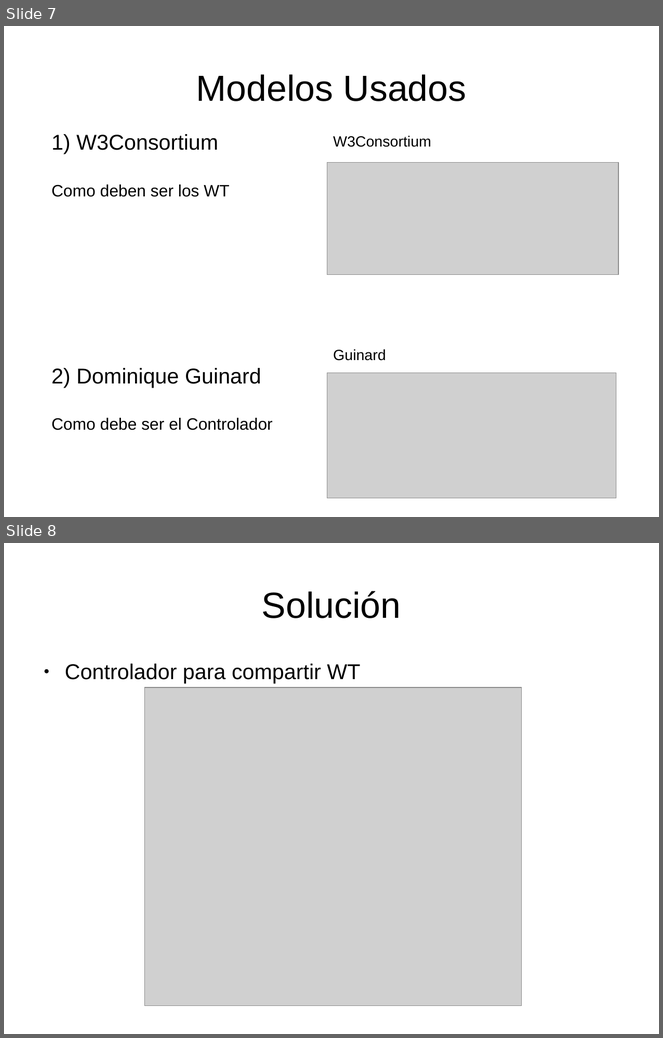
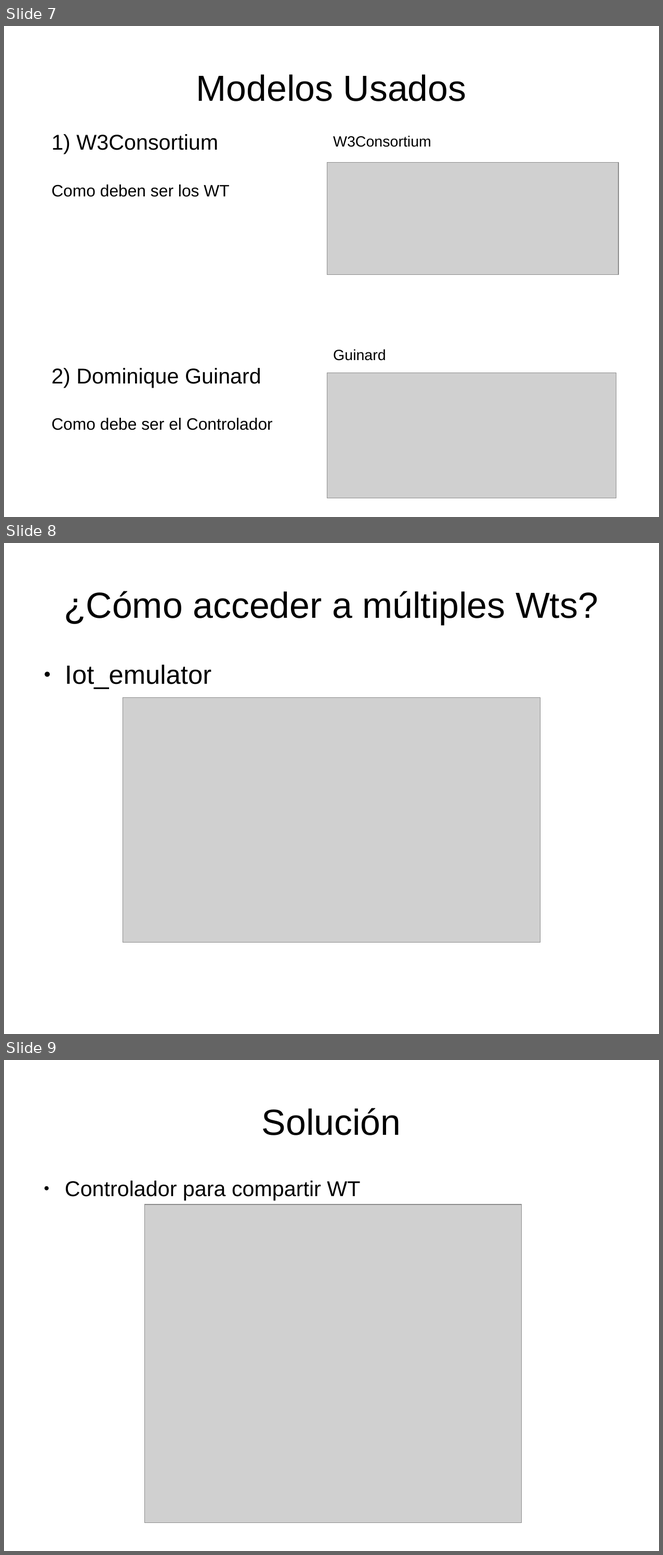
Before and after one commit to danielsalgadop/sac, a slide deck: docs/presentation/social_access_controller.odp. Shown one above the other, each under a label of ours: slides 7 and 8 before the commit, slides 7, 8 and 9 after it. The pictures are 663x1038 and 663x1555 pixels, drawn with LibreOffice and Linux fonts; fonts in the diff are those of the drawing; grey boxes stand for pictures. Boxes give left, top, right and bottom in pixels: in the first picture for what was removed or moved away, otherwise in the second. Text is boxed around its words. In the diff, an @@ line names an element or a change of style, - is before the commit and + after.

```diff
--- a/docs/presentation/social_access_controller.odp
+++ b/docs/presentation/social_access_controller.odp
@@ slide 8 added at bbox=[4, 543, 659, 1034], background #FFFFFF @@
@@ title added at bbox=[64, 591, 598, 625], 44 pt, text #000000 @@
+¿Cómo acceder a múltiples Wts?
@@ text added at bbox=[65, 665, 211, 689], 32 pt, text #000000 @@
+● Iot_emulator
@@ picture added at bbox=[123, 697, 541, 943] @@
@@ what was slide 8 is now slide 9 @@
```
Also in this commit, not shown: 2 slides changed, 4 other files.
